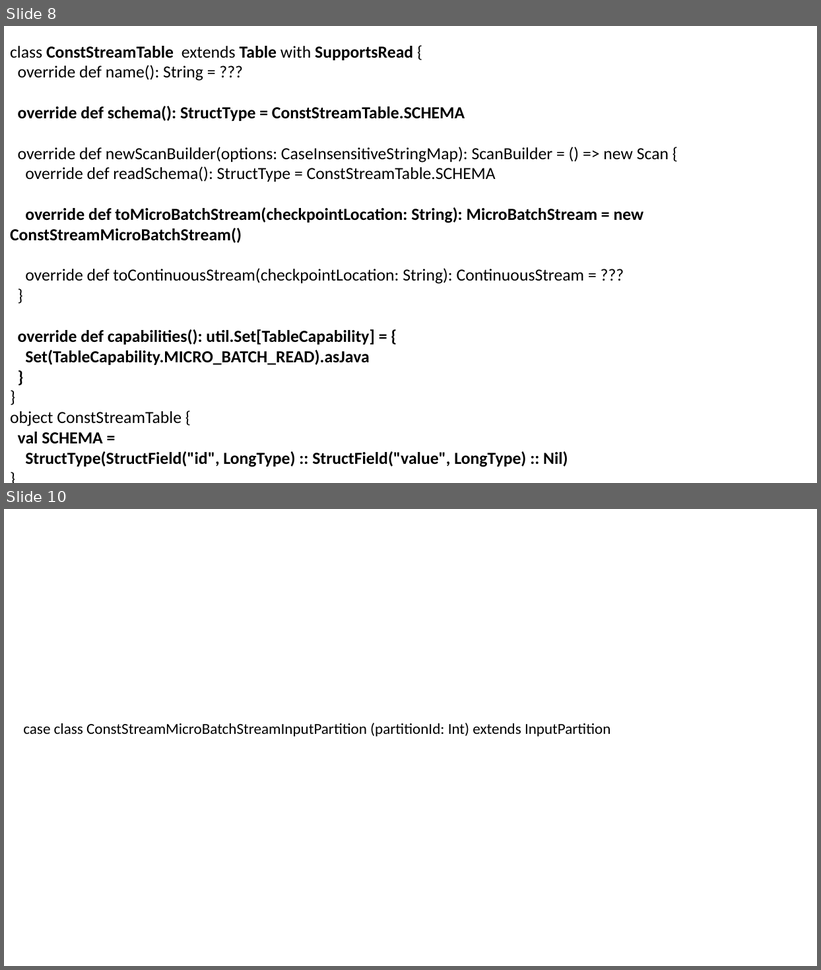
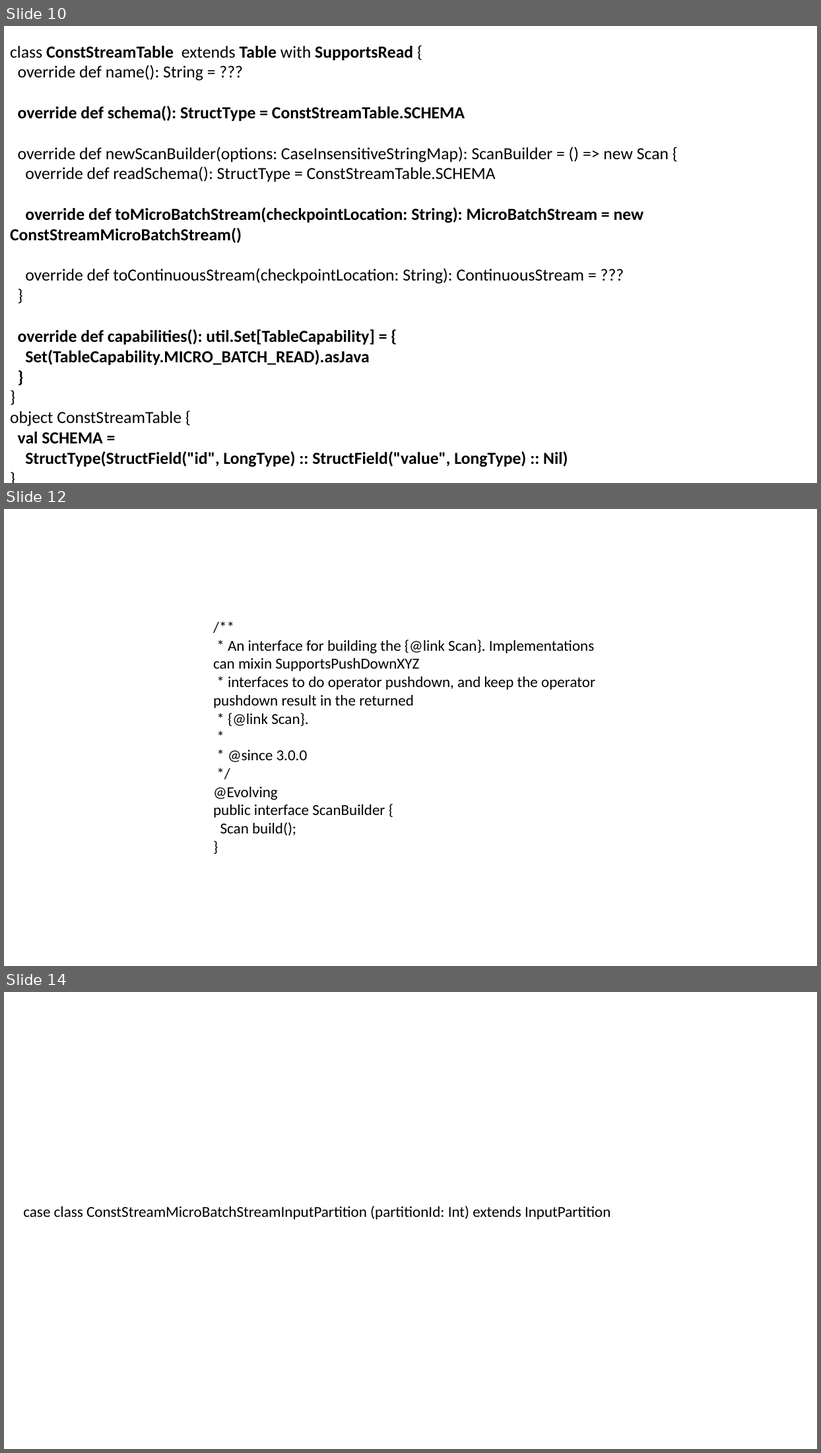
Before and after one commit to nkudinov/apache_spark_pptx, a slide deck: Spark_Custom_Stream_Sources_v2.pptx. Shown one above the other, each under a label of ours: slides 8 and 10 before the commit, slides 10, 12 and 14 after it; the slides between them are not shown. The pictures are 821x970 and 821x1453 pixels, drawn with LibreOffice and Linux fonts; fonts in the diff are those of the drawing. Boxes give left, top, right and bottom in pixels: in the first picture for what was removed or moved away, otherwise in the second. Text is boxed around its words. In the diff, an @@ line names an element or a change of style, - is before the commit and + after.

```diff
--- a/Spark_Custom_Stream_Sources_v2.pptx
+++ b/Spark_Custom_Stream_Sources_v2.pptx
@@ slide 12 added at box(4, 509, 817, 966), background #FFFFFF @@
@@ text added at box(213, 640, 595, 836), 18 pt, text #000000 @@
+/**
+* An interface for building the {@link Scan}. Implementations can mixin SupportsPushDownXYZ
+* interfaces to do operator pushdown, and keep the operator pushdown result in the returned
+* {@link Scan}.
+*
+* @since 3.0.0
+*/
+@Evolving
+public interface ScanBuilder {
+Scan build();
+}
@@ what was slide 8 is now slide 10 @@
@@ what was slide 10 is now slide 14 @@
```
Also in this commit, not shown: 1 slide changed, 4 other slides added, 1 slide removed.
